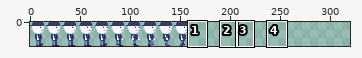
A sprite sheet gets an edit: assets/anim_player.png. Above, an overview of the earlier version with the close-up marked.
Close-up. Earlier state:
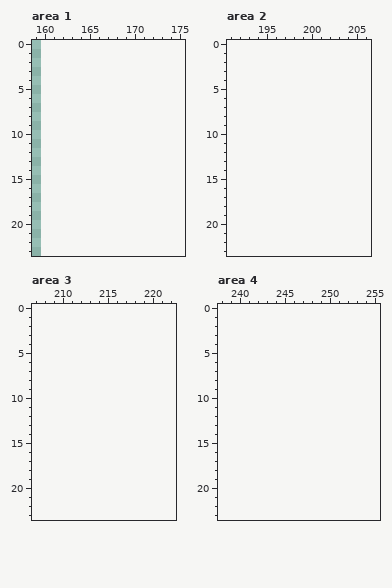
The file is 160x24 pixels. Shown: area 1: x 159..175, y 0..23; area 2: x 191..206, y 0..23; area 3: x 207..222, y 0..23; area 4: x 238..255, y 0..23. The old version is drawn lined up with the new one, on the new canvas. The commit also changed other parts of the picture, which this record leaves out.
After the commit:
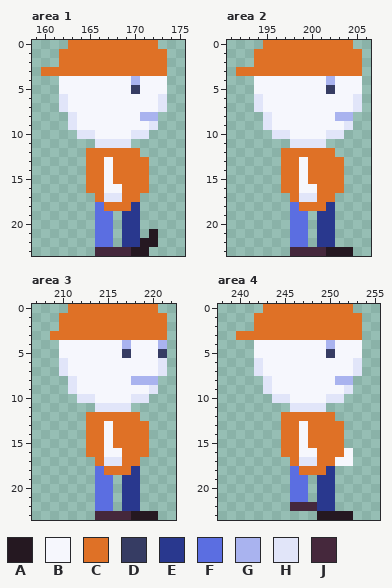
Palette (. is transparent): A #251821  B #f6f7fd  C #df7126  D #363c63  E #29388e  F #5b6ee1  G #a9b3ef  H #e1e5f9  J #45283c
Change:
canvas 160x24 -> 320x24
Changed rows in their new state; - is an unchanged pixel.
Area 1:
first column x 160:
 0 ---CCCCCCCCCC-
 1 --CCCCCCCCCCCC
 2 --CCCCCCCCCCCC
 3 CCCCCCCCCCCCCC
 4 --BBBBBBBBGBBB
 5 --BBBBBBBBDBBB
 6 --HBBBBBBBBBBH
 7 --HBBBBBBBBBBH
 8 ---HBBBBBBBGG-
 9 ---HBBBBBBBBH-
10 ----HHBBBBHH--
11 ------HHHH----
12 -----CCCCCC---
13 -----CCBCCCC--
14 -----CCBCCCC--
15 -----CCBCCCC--
16 -----CCBBCCC--
17 ------CHHCC---
18 ------FCCCE---
19 ------FF-EE---
20 ------FF-EE---
21 ------FF-EE-A-
22 ------FF-EEAA-
23 ------JJJJAA--
Area 2:
first column x 192:
 0 ---CCCCCCCCCC-
 1 --CCCCCCCCCCCC
 2 --CCCCCCCCCCCC
 3 CCCCCCCCCCCCCC
 4 --BBBBBBBBGBBB
 5 --BBBBBBBBDBBB
 6 --HBBBBBBBBBBH
 7 --HBBBBBBBBBBH
 8 ---HBBBBBBBGG-
 9 ---HBBBBBBBBH-
10 ----HHBBBBHH--
11 ------HHHH----
12 -----CCCCCC---
13 -----CCBCCCC--
14 -----CCBCCCC--
15 -----CCBCCCC--
16 -----CCBBCCC--
17 ------CHHCC---
18 ------FCCCE---
19 ------FF-EE---
20 ------FF-EE---
21 ------FF-EE---
22 ------FF-EE---
23 ------JJJJAAA-
Area 3:
first column x 209:
 0 --CCCCCCCCCC-
 1 -CCCCCCCCCCCC
 2 -CCCCCCCCCCCC
 3 CCCCCCCCCCCCC
 4 -BBBBBBBGBBBG
 5 -BBBBBBBDBBBD
 6 -HBBBBBBBBBBH
 7 -HBBBBBBBBBBH
 8 --HBBBBBBGGG-
 9 --HBBBBBBBBH-
10 ---HHBBBBHH--
11 -----HHHH----
12 ----CCCCCC---
13 ----CCBCCCC--
14 ----CCBCCCC--
15 ----CCBCCCC--
16 ----CCBBCCC--
17 -----CHHCC---
18 -----FCCCE---
19 -----FF-EE---
20 -----FF-EE---
21 -----FF-EE---
22 -----FF-EE---
23 -----JJJJAAA-
Area 4:
first column x 240:
 0 ---CCCCCCCCCC-
 1 --CCCCCCCCCCCC
 2 --CCCCCCCCCCCC
 3 CCCCCCCCCCCCCC
 4 --BBBBBBBBGBBB
 5 --BBBBBBBBDBBB
 6 --HBBBBBBBBBBH
 7 --HBBBBBBBBBBH
 8 ---HBBBBBBBGG-
 9 ---HBBBBBBBBH-
10 ----HHBBBBHH--
11 ------HHHH----
12 -----CCCCCC---
13 -----CCBCCCC--
14 -----CCBCCCC--
15 -----CCBCCCC--
16 -----CCBBCCCB-
17 ------CHHCCBB-
18 ------FCCCE---
19 ------FF-EE---
20 ------FF-EE---
21 ------FF-EE---
22 ------JJJEE---
23 ---------AAAA-
Pixel boxes of the changes (left, top, right, bottom) in both close-ups:
added: (41, 40, 167, 256)
added: (236, 40, 362, 256)
added: (50, 304, 167, 520)
added: (236, 304, 362, 520)
